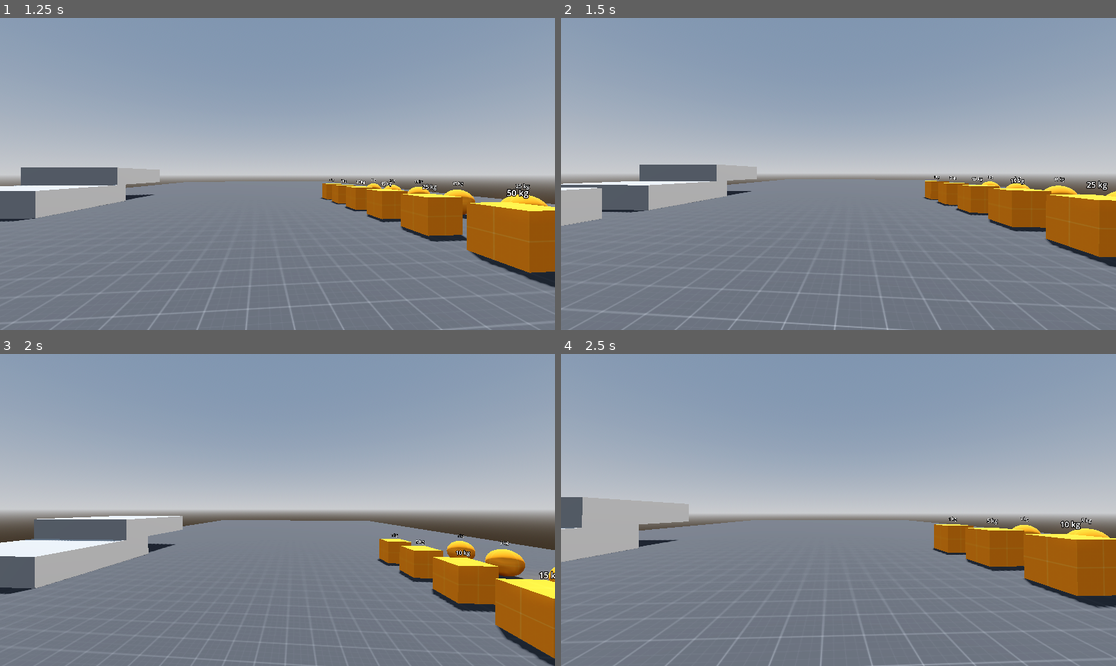
Above: before the commit, frames 1-4 (two rows, left to right).
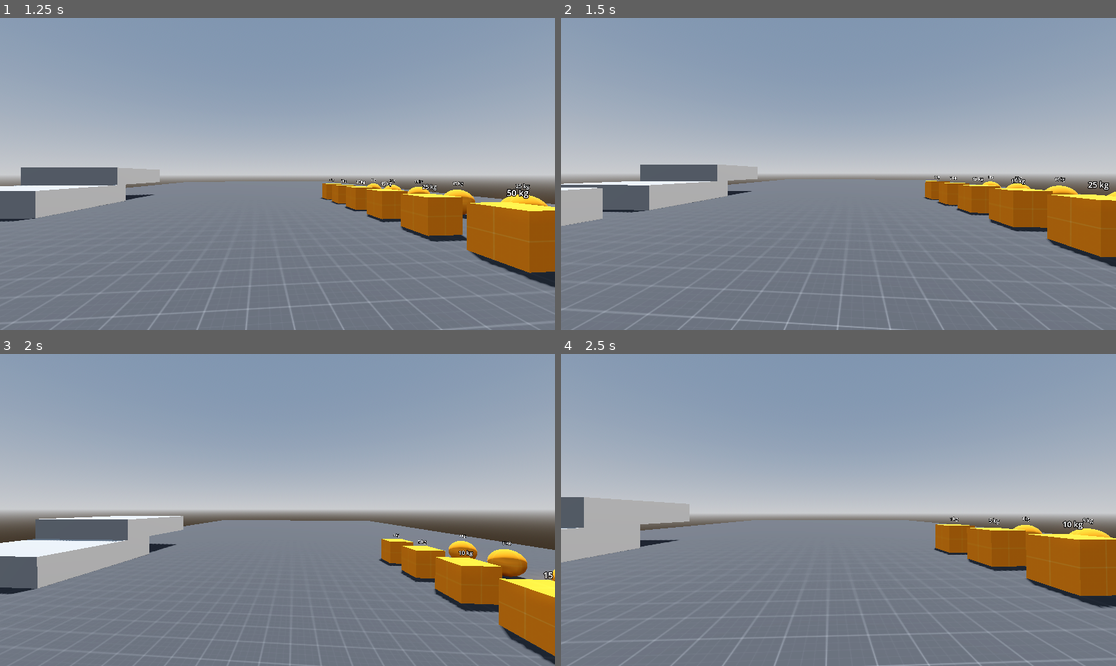
Above: after the commit, the same moments.

Repository: PurportedFish/godot-rigid-character-body-3d
Game: Godot game, scene res://example/test_range.tscn
The game is run twice, just before and just after one commit, with the same random seed, the same clock (stepped at 60 frames per second) and the same inputs.
Inputs (mouse positions are in pixels of both pictures, inside the frame that each line leads up to):
- Up to frame 1 (1.25 s): tap Enter (ui_accept) at 0.5, 0.77 s; move the mouse to (305, 174) at 0.52 s; hold Up (ui_up) from 0.53 s (still down)
- Up to frame 2 (1.5 s): keep holding Up (ui_up); move the mouse to (810, 174) at 1.27 s
- Up to frame 3 (2 s): keep holding Up (ui_up); tap Enter (ui_accept) at 1.52 s
- Up to frame 4 (2.5 s): keep holding Up (ui_up); move the mouse to (849, 503) at 2.02 s

Frame 1 is identical in both runs. In frame 2, 0.8% of the frame differs, in the area x 0-100%, y 46-100%; in frame 3, 1.1%, in the area x 0-100%, y 51-100%; in frame 4, 0.9%.

Commit message:
Add modify_move_force function
This function is called after move_force is initially calculated and
intended to be overridden. In example_player.gd, modify_move_force is used
to increase move_force if the player is moving in the opposite direction of
linear_velocity to increase the responsiveness of controls.

Diff:
--- /dev/null
+++ b/example/acceleration_curve.tres
@@ -0,0 +1,6 @@
+[gd_resource type="Curve" format=3 uid="uid://5q0kthme5dg3"]
+
+[resource]
+_limits = [1.0, 3.0, -1.0, 1.0]
+_data = [Vector2(-1, 3), 0.0, 0.0, 0, 0, Vector2(0, 1), 0.0, 0.0, 0, 0]
+point_count = 2
--- a/example/example_player.gd
+++ b/example/example_player.gd
@@ -1,6 +1,6 @@
 extends RigidCharacterBody3D
 
-
+const ACCELRATION_CURVE: Curve = preload("res://example/acceleration_curve.tres")
 const SPEED: float = 5.0
 const JUMP_HEIGHT: float = 1.1
 
@@ -44,3 +44,20 @@
 		apply_central_impulse(mass * velocity * up_direction)
 	else:
 		_wants_to_jump = false
+
+
+func modify_move_force(move_force: Vector3) -> Vector3:
+	var horizontal_velocity: Vector3 = Vector3(linear_velocity.x, 0.0, linear_velocity.z)
+	var x_offset: float = ((horizontal_velocity.x * basis.x)).normalized().dot(
+			(target_velocity.x * basis.x).normalized())
+	var z_offset: float =((horizontal_velocity.z * basis.z)).normalized().dot(
+			(target_velocity.z * basis.z).normalized())
+
+	if x_offset < 0.0:
+		move_force.x *= ACCELRATION_CURVE.sample(x_offset)
+	if z_offset < 0.0:
+		move_force.z *= ACCELRATION_CURVE.sample(z_offset)
+
+	print(linear_velocity.length())
+
+	return move_force
--- a/rigid_character_body_3d.gd
+++ b/rigid_character_body_3d.gd
@@ -86,6 +86,8 @@
 	var move_force: Vector3 = move_magnitude * target_velocity.normalized()
 	var target_speed: float = target_velocity.length()
 
+	move_force = modify_move_force(move_force)
+
 	if _is_on_floor:
 		if _floor_normal.is_normalized():
 			move_force = move_force.slide(_floor_normal)
@@ -98,6 +100,12 @@
 	var drag_force: Vector3 = move_magnitude * drag_scale * -horizontal_velocity.normalized()
 
 	apply_force(move_force + drag_force)
+
+
+## Override this method to modify the move force before it is applied to the body. [param move_force]
+## is equal to [code]mass * acceleration_magnitude * target_velocity.normalized()[/code]
+func modify_move_force(move_force: Vector3) -> Vector3:
+	return move_force
 
 
 ## Returns [code]true[/code] if the body collided with the ceiling on the last call of [method move_and_slide].
